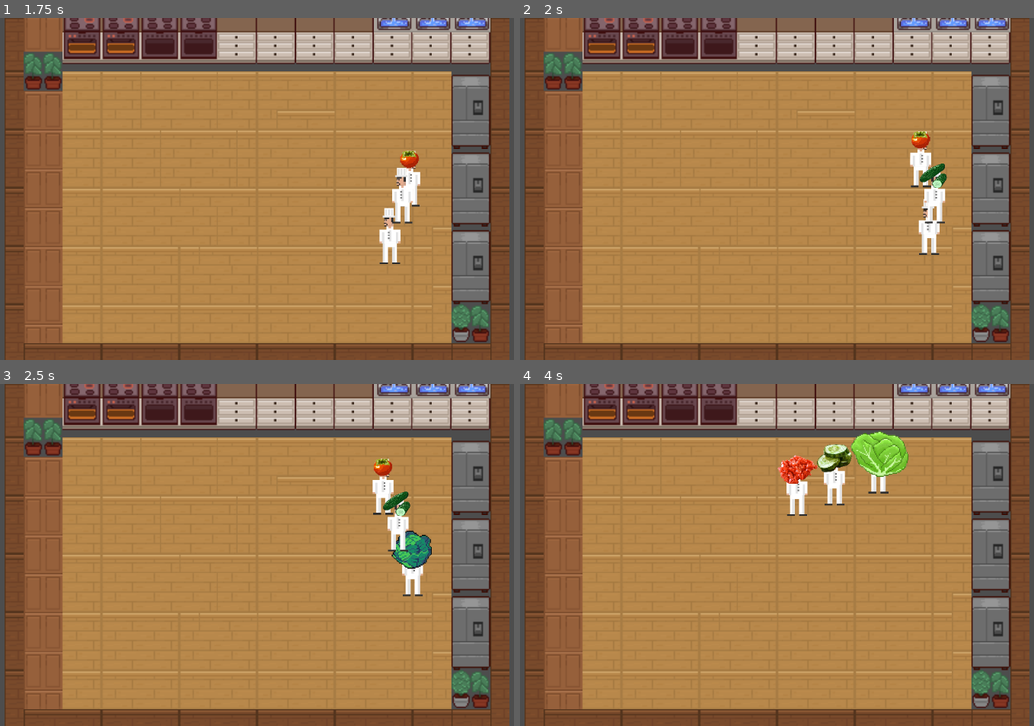
Above: before the commit, frames 1-4 (two rows, left to right).
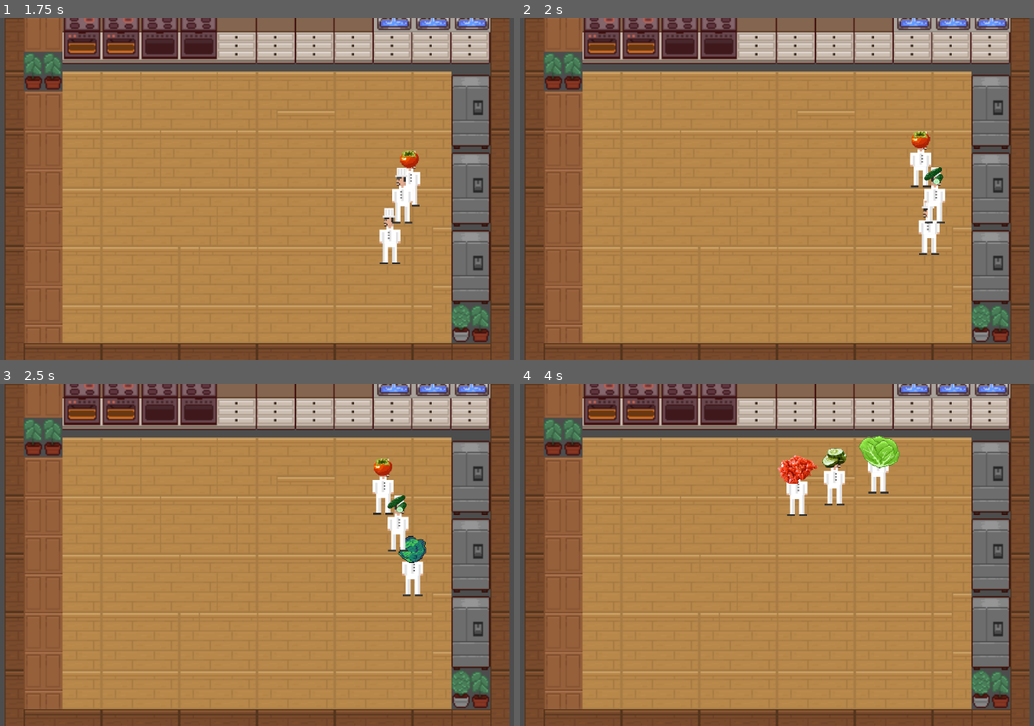
Above: after the commit, the same moments.

Repository: LazImane/OverCooked2D
Game: Godot game, scene res://scenes/game.tscn
The game is run twice, just before and just after one commit, with the same random seed, the same clock (stepped at 60 frames per second) and the same inputs.
Inputs:
- Up to frame 1 (1.75 s): no input
- Up to frame 2 (2 s): no input
- Up to frame 3 (2.5 s): no input
- Up to frame 4 (4 s): no input

Frame 1 is identical in both runs. In frame 2, 0.2% of the frame differs, in the area x 77-84%, y 42-50%; in frame 3, 0.7%; in frame 4, 1.2%, in the area x 57-76%, y 13-28%.

Commit message:
merged version

Diff:
--- a/scripts/Station.gd
+++ b/scripts/Station.gd
@@ -3,29 +3,22 @@
 @export var station_type: String = "Ingredient"
 signal station_processed(ingredient_name: String, new_status: String)
 
-# Used by the bot / GameManager logic
-var current_item: String = ""  # e.g. "", "tomato", "chopped_tomato", "cooked_tomato"
-@export var spawn_item_when_interacted: String = ""  # fallback if GM not available
-
-# Visuals (node instance of Ingredient.tscn)
-var current_ingredient: Node = null  # visual instance (preferred)
-
-# --- internals ---
+var current_item: String = ""
+@export var spawn_item_when_interacted: String = ""
+
+# For serving station: track all ingredients
+var served_ingredients: Array = []  # Array of ingredient Nodes
 var _gm: Node = null
-var _local_spawn_idx := 0  # local round-robin if GM doesn't expose next_base_item()
+var _local_spawn_idx := 0
 
 func _ready() -> void:
 	add_to_group("stations")
 	_gm = get_tree().get_first_node_in_group("game_manager")
 	update_appearance()
 
-# Optional alias so GameManager can call either name
 func process_item(item: Dictionary) -> String:
 	return process(item)
 
-# ------------------------
-# API used by GameManager (non-visual processing)
-# ------------------------
 func process(ingredient: Dictionary) -> String:
 	var ingredient_name: String = ingredient.get("name", "unknown")
 	var prev: String = ingredient.get("status", "raw")
@@ -60,125 +53,69 @@
 	emit_signal("station_processed", ingredient_name, new_status)
 	return new_status
 
-# ------------------------
-# API used by Bot / player input
-# ------------------------
 func interact() -> void:
-	# For ingredient station: spawn (node) if empty
 	if station_type == "Ingredient":
-		if current_ingredient == null and current_item == "":
-			var gm = _ensure_gm()
-			if gm and gm.has_method("spawn_ingredient"):
-				var inst = gm.spawn_ingredient(current_item, get_parent())  # Use current_item type
-				if inst:
-					_place_visual_on_station(inst)
-					# sync string type if available
-					if inst.has_method("get_type"):
-						current_item = inst.get_type()
-					elif "type" in inst:
-						current_item = inst.type
-					else:
-						current_item = String(inst.name)
-					print("[STATION] Spawned ingredient:", current_item, "at", name)
-					update_appearance()
-		return
-
-	# For transform stations: apply stage to what's on the station
-	if station_type in ["Chopping", "Cooking", "Serving"]:
-		# If there is a visual node on the station, prefer to transform it
-		if current_ingredient != null and is_instance_valid(current_ingredient):
-			if current_ingredient.has_method("apply_stage"):
-				current_ingredient.apply_stage(station_type)
-				# sync string type to remain compatible
-				if current_ingredient.has_method("get_type"):
-					current_item = current_ingredient.get_type()
-				elif "type" in current_ingredient:
-					current_item = current_ingredient.type
-				else:
-					current_item = String(current_ingredient.name)
-
+		# Ingredient stations don't use interact for spawning anymore
+		# Bots handle spawning directly
+		return
+
+	if station_type in ["Chopping", "Cooking"]:
+		# Transform the item on the station
+		if has_ingredient():
+			var ing = get_current_ingredient()
+			if ing and ing.has_method("apply_stage"):
+				ing.apply_stage(station_type)
+				if ing.has_method("get_type"):
+					current_item = ing.get_type()
+				elif "type" in ing:
+					current_item = ing.type
 				print("[STATION] Processed at", station_type, "->", current_item)
-
-				# If the station is a Serving station, consume the item
-				if station_type == "Serving":
-					var to_free = current_ingredient
-					current_ingredient = null
-					current_item = ""
-					update_appearance()
-					await get_tree().create_timer(0.5).timeout
-					if is_instance_valid(to_free):
-						to_free.queue_free()
 				update_appearance()
-			else:
-				# no apply_stage supported, fall back to string-only behavior
-				_transform_string_item()
-		else:
-			# no node present: maybe this station uses legacy string field
-			_transform_string_item()
-		return
-
-	# default fallback
-	print("[STATION] interact(): unknown station_type:", station_type)
-	update_appearance()
-
-# ------------------------
-# Transform helper for legacy string-only mode
-# ------------------------
-func _transform_string_item() -> void:
-	if current_item == "":
-		return
-	match station_type:
-		"Chopping":
-			if not current_item.begins_with("chopped_") and not current_item.begins_with("cooked_"):
-				current_item = "chopped_%s" % current_item
-				print("[STATION] Chopped ->", current_item, "on", name)
-		"Cooking":
-			if current_item.begins_with("chopped_"):
-				var base := current_item.substr("chopped_".length())
-				current_item = "cooked_%s" % base
-				print("[STATION] Cooked ->", current_item, "on", name)
-			elif not current_item.begins_with("cooked_"):
-				current_item = "cooked_%s" % current_item
-				print("[STATION] Cooked ->", current_item, "on", name)
-		"Serving":
-			if _can_serve_current_item():
-				print("[STATION] Served:", current_item, "from", name)
-				current_item = ""
-		_:
-			pass
-	update_appearance()
-
-# ------------------------
-# Visual-aware take/place - FIXED VERSION
-# ------------------------
+		return
+
+	if station_type == "Serving":
+		# Serving station: DON'T process individual items
+		# Just acknowledge placement
+		print("[STATION] Item placed on serving station (waiting for recipe completion)")
+		return
+
 func take_item() -> Node:
 	"""Remove and return the ingredient node"""
-	if current_ingredient != null and is_instance_valid(current_ingredient):
-		var item = current_ingredient
-		current_ingredient = null
+	# For serving station, don't allow taking items back
+	if station_type == "Serving":
+		print("[STATION] Cannot take items from serving station")
+		return null
+
+	var ing = get_current_ingredient()
+	if ing and is_instance_valid(ing):
+		# Remove from our tracking
+		_remove_ingredient(ing)
 		current_item = ""
 
-		# Remove from station's children
-		if item.get_parent() == self:
-			remove_child(item)
-
-		print("[STATION] take_item() ->", item.name, "from", name)
+		print("[STATION] take_item() ->", ing.name, "from", name)
 		update_appearance()
-		return item
+		return ing
 
 	print("[STATION] take_item() -> null (nothing to take) from", name)
 	return null
 
 func place_item(it) -> bool:
-	# it can be Node or String
-	if current_ingredient == null and current_item == "":
-		if it == null:
-			return false
-
-		# Node: reparent and set
+	"""Place an ingredient on this station"""
+	if it == null:
+		return false
+
+	# Serving station: accumulate ingredients
+	if station_type == "Serving":
 		if typeof(it) == TYPE_OBJECT and it is Node:
-			_place_visual_on_station(it)
-			# sync string if possible
+			_add_ingredient_to_serving(it)
+			print("[STATION] 🍽️ Added to serving station:", it.name, "(total: %d)" % served_ingredients.size())
+			return true
+		return false
+
+	# Other stations: only hold one item
+	if not has_ingredient():
+		if typeof(it) == TYPE_OBJECT and it is Node:
+			_add_ingredient(it)
 			if it.has_method("get_type"):
 				current_item = it.get_type()
 			elif "type" in it:
@@ -188,65 +125,169 @@
 			update_appearance()
 			print("[STATION] place_item(node:", current_item, ") on", name)
 			return true
-
-		# String: spawn a visual via GM if possible
 		else:
+			# String placement (legacy)
 			var gm = _ensure_gm()
 			if gm and gm.has_method("spawn_ingredient"):
 				var node = gm.spawn_ingredient(String(it), get_parent())
 				if node:
-					_place_visual_on_station(node)
+					_add_ingredient(node)
 					current_item = String(it)
 					update_appearance()
 					print("[STATION] place_item(string->node:", current_item, ") on", name)
 					return true
-			# fallback to legacy string-only placement
 			current_item = String(it)
 			update_appearance()
-			print("[STATION] place_item(string:", current_item, ") on", name)
 			return true
 
 	print("[STATION] place_item() FAILED - station occupied at", name)
 	return false
 
-# ------------------------
-# Appearance and helpers
-# ------------------------
+func has_ingredient() -> bool:
+	"""Check if station has any ingredients"""
+	if station_type == "Serving":
+		return served_ingredients.size() > 0
+	return get_current_ingredient() != null
+
+func get_current_ingredient() -> Node:
+	"""Get the first/main ingredient on this station"""
+	if station_type == "Serving":
+		return served_ingredients[0] if served_ingredients.size() > 0 else null
+
+	# For other stations, check children for ingredient nodes
+	for child in get_children():
+		if child.has_method("get_type") or "type" in child:
+			return child
+	return null
+
+func _add_ingredient(ing: Node) -> void:
+	"""Add an ingredient node to this station (non-serving)"""
+	if ing.get_parent():
+		ing.get_parent().remove_child(ing)
+	add_child(ing)
+	ing.position = Vector2.ZERO
+	if ing.has_method("drop_at"):
+		ing.drop_at(self)
+
+func _add_ingredient_to_serving(ing: Node) -> void:
+	"""Add an ingredient to the serving station (accumulates)"""
+	if ing.get_parent():
+		ing.get_parent().remove_child(ing)
+	add_child(ing)
+
+	# Arrange ingredients in a row or grid
+	var idx = served_ingredients.size()
+	var offset_x = (idx % 3) * 20 - 20  # 3 items per row, centered
+	var offset_y = int(idx / 3) * 20 - 10
+	ing.position = Vector2(offset_x, offset_y)
+
+	served_ingredients.append(ing)
+
+	if ing.has_method("drop_at"):
+		ing.drop_at(self)
+
+	_check_recipe_completion()
+
+func _remove_ingredient(ing: Node) -> void:
+	"""Remove an ingredient from tracking"""
+	if station_type == "Serving":
+		served_ingredients.erase(ing)
+
+	if ing.get_parent() == self:
+		remove_child(ing)
+
+func _check_recipe_completion() -> void:
+	"""Check if the recipe is complete and show final dish icon"""
+	if station_type != "Serving":
+		return
+
+	var gm = _ensure_gm()
+	if not gm:
+		return
+
+	# Get recipe requirements
+	var recipe_id = gm.current_recipe_id if "current_recipe_id" in gm else "demo_salad"
+	var required_ingredients = []
+
+	if gm.has_method("get_recipe_ingredients"):
+		required_ingredients = gm.get_recipe_ingredients(recipe_id)
+
+	# Check if we have all required ingredients
+	if served_ingredients.size() >= required_ingredients.size() and required_ingredients.size() > 0:
+		print("[STATION] 🎉 Recipe complete! Showing final dish...")
+		_show_final_dish(recipe_id)
+
+func _show_final_dish(recipe_id: String) -> void:
+	"""Hide individual ingredients and show the complete dish icon"""
+	# Hide all individual ingredient sprites
+	for ing in served_ingredients:
+		if is_instance_valid(ing) and ing.has_node("Sprite2D"):
+			ing.get_node("Sprite2D").visible = false
+
+	# Determine which dish to show
+	var dish_type = "salad"  # Default
+	if recipe_id == "tomato_soup":
+		dish_type = "tomato_soup"
+
+	# Create a new ingredient node to show the final dish
+	var gm = _ensure_gm()
+	if gm and gm.has_method("spawn_ingredient"):
+		var final_dish = gm.spawn_ingredient(dish_type, self)
+		if final_dish:
+			final_dish.position = Vector2.ZERO  # Center it on the station
+			final_dish.scale = Vector2(0.15, 0.15)  # Slightly larger for the final dish
+			print("[STATION] ✅ Final dish displayed: %s" % dish_type)
+
+			# Optional: Start serving animation after a short delay
+			await get_tree().create_timer(1.5).timeout
+			_serve_complete_dish(final_dish)
+
+func _serve_complete_dish(final_dish: Node = null) -> void:
+	"""Animate the final dish disappearing (served to customer)"""
+	var tween = create_tween()
+	tween.set_parallel(true)
+
+	# Animate the final dish if it exists
+	if final_dish and is_instance_valid(final_dish):
+		tween.tween_property(final_dish, "modulate:a", 0.0, 0.8)
+		tween.tween_property(final_dish, "position", final_dish.position + Vector2(0, -50), 0.8)
+		tween.tween_property(final_dish, "scale", Vector2(0.2, 0.2), 0.8)
+
+	# Also animate out the hidden ingredients
+	for ing in served_ingredients:
+		if is_instance_valid(ing):
+			tween.tween_property(ing, "modulate:a", 0.0, 0.8)
+
+	# Wait for animation to complete
+	await tween.finished
+
+	# Clean up all ingredients
+	if final_dish and is_instance_valid(final_dish):
+		final_dish.queue_free()
+
+	for ing in served_ingredients:
+		if is_instance_valid(ing):
+			ing.queue_free()
+
+	served_ingredients.clear()
+	current_item = ""
+	update_appearance()
+
+	print("[STATION] ✅ Dish served to customer!")
+
 func update_appearance() -> void:
-	# Align the visual ingredient on the station and optionally change station's tint
-	if current_ingredient != null and is_instance_valid(current_ingredient):
-		# ensure the ingredient sits centered on the station
-		if current_ingredient.get_parent() != self:
-			if current_ingredient.get_parent():
-				current_ingredient.get_parent().remove_child(current_ingredient)
-			add_child(current_ingredient)
-		current_ingredient.position = Vector2.ZERO
-		# tint station sprite to show occupied (optional)
-		if has_node("Sprite2D"):
+	# Visual feedback for station occupancy
+	if has_node("Sprite2D"):
+		if has_ingredient():
 			$Sprite2D.modulate = Color(1, 0.95, 0.85)
-	else:
-		# no visual item: reset tint
-		if has_node("Sprite2D"):
-			$Sprite2D.modulate = Color(1,1,1)
-
-func _place_visual_on_station(node: Node) -> void:
-	# helper to reparent and center a visual node on this station
-	if node.get_parent():
-		node.get_parent().remove_child(node)
-	add_child(node)
-	node.position = Vector2.ZERO
-	if node.has_method("drop_at"):
-		node.drop_at(self)
-	current_ingredient = node
+		else:
+			$Sprite2D.modulate = Color(1, 1, 1)
 
 func _ensure_gm() -> Node:
 	if _gm == null:
 		_gm = get_tree().get_first_node_in_group("game_manager")
 	return _gm
 
-# ------------------------
-# existing helpers unchanged
-# ------------------------
 func get_current_item() -> String:
 	return current_item
 
@@ -285,41 +326,3 @@
 
 	push_warning("[STATION] No ingredients available to spawn — returning placeholder 'unknown_item'")
 	return "unknown_item"
-
-func _required_stage_for_serving() -> String:
-	if _gm == null:
-		_gm = get_tree().get_first_node_in_group("game_manager")
-	if _gm == null:
-		return "Unknown"
-
-	var recipes_val = _gm.get("recipes")
-	if typeof(recipes_val) != TYPE_DICTIONARY:
-		return "Unknown"
-
-	var rid_val = _gm.get("current_recipe_id")
-	var rid: String = String(rid_val) if typeof(rid_val) == TYPE_STRING else "demo_salad"
-
-	var rec: Dictionary = (recipes_val.get(rid, Dictionary())) as Dictionary
-	if typeof(rec) != TYPE_DICTIONARY:
-		return "Unknown"
-
-	var flow: Array = (rec.get("flow", Array())) as Array
-	var i: int = flow.rfind("Serving")
-	if i > 0:
-		return String(flow[i - 1])
-	return "Ingredient"
-
-func _can_serve_current_item() -> bool:
-	if current_item == "":
-		return false
-	var req := _required_stage_for_serving()
-	match req:
-		"Chopping":
-			return current_item.begins_with("chopped_") or current_item.find("_chopped") != -1
-		"Cooking":
-			return current_item.begins_with("cooked_") or current_item.find("_cooked") != -1
-		"Ingredient":
-			return not current_item.begins_with("chopped_") and not current_item.begins_with("cooked_")
-		"Unknown":
-			return current_item.begins_with("cooked_") or current_item.begins_with("chopped_")
-	return false
--- a/scripts/bot.gd
+++ b/scripts/bot.gd
@@ -21,7 +21,7 @@
 
 # Current task
 var current_ingredient: String = ""
-var current_recipe_id: String = ""
+var current_recipe_id: String = ""   # recipe for THIS task
 var flow_steps: Array = []
 var current_step: int = 0
 var carried_item: Node = null
@@ -44,7 +44,7 @@
 	_find_stations()
 	_request_next_task()
 
-	print("[BOT %d] Ready | Recipe: %s" % [bot_id, recipe_name])
+	print("[BOT %d] Ready | Default recipe: %s" % [bot_id, recipe_name])
 
 func _physics_process(delta: float) -> void:
 	match current_action:
@@ -86,7 +86,7 @@
 		current_recipe_id = str(result.get("recipe_id", ""))
 		current_ingredient = str(result.get("ingredient_id", ""))
 	else:
-		# Fallback / backward-compatible: treat result as the ingredient id
+		# Fallback: treat result as the ingredient id, use exported recipe_name
 		current_recipe_id = recipe_name
 		current_ingredient = str(result) if result != null else ""
 
@@ -113,6 +113,7 @@
 
 func _go_to_next_step() -> void:
 	if current_step >= flow_steps.size():
+		# Task finished for this ingredient
 		if _gm and _gm.has_method("notify_served"):
 			_gm.notify_served(current_ingredient)
 		_request_next_task()
@@ -146,6 +147,7 @@
 				current_action = Action.TAKE_INGREDIENT
 
 		"Serving":
+			# If we have something, we place it; Serving station visuals handle the rest
 			if carried_item != null:
 				current_action = Action.PLACE_ITEM
 			else:
@@ -158,22 +160,20 @@
 
 	var station_type: String = flow_steps[current_step]
 
-	# FIXED: Handle Ingredient station spawning
+	# Ingredient station: spawn from GameManager and immediately take it
 	if station_type == "Ingredient":
 		print("[BOT %d] 🏭 Spawning %s at Ingredient station" % [bot_id, current_ingredient])
 
-		# Tell GameManager to spawn the specific ingredient type
 		if _gm and _gm.has_method("spawn_ingredient"):
 			var item_node = _gm.spawn_ingredient(current_ingredient, target_station.get_parent())
 
 			if item_node:
-				# Place it on the station first
 				if target_station.has_method("place_item"):
 					if target_station.place_item(item_node):
 						print("[BOT %d] 📦 Ingredient spawned and placed on station" % bot_id)
 
-						# Now take it immediately
-						await get_tree().create_timer(0.1).timeout  # Small delay for visual
+						# Now take it immediately (small delay for visuals)
+						await get_tree().create_timer(0.1).timeout
 						var taken_item = _take_item_node_from(target_station)
 						if taken_item:
 							carried_item = taken_item
@@ -201,7 +201,7 @@
 			current_action = Action.IDLE
 		return
 
-	# Take from processing stations (Chopping, Cooking)
+	# Chopping / Cooking: take processed item
 	var item_node = _take_item_node_from(target_station)
 	if item_node:
 		carried_item = item_node
@@ -213,6 +213,7 @@
 		push_error("[BOT %d] Failed to take from %s" % [bot_id, station_type])
 		current_action = Action.IDLE
 
+
 func _place_on_station() -> void:
 	if not carried_item or not target_station:
 		_go_to_next_step()
@@ -228,6 +229,7 @@
 		push_error("[BOT %d] Failed to place item" % bot_id)
 		current_action = Action.IDLE
 
+
 func _process_at_station() -> void:
 	if not target_station:
 		_go_to_next_step()
@@ -235,21 +237,22 @@
 
 	var station_type: String = flow_steps[current_step]
 
-	# Trigger processing
+	# Serving station: item already placed in _place_on_station()
+	# Station visuals (Station.gd) handle accumulating ingredients and final dish.
+	if station_type == "Serving":
+		if _gm and _gm.has_method("notify_served"):
+			_gm.notify_served(current_ingredient)
+
+		print("[BOT %d] ✅ Placed on serving station: %s" % [bot_id, current_ingredient])
+		carried_item = null
+		carried_item_type = ""
+		current_step += 1
+		_go_to_next_step()
+		return
+
+	# Other stations (Chopping, Cooking): process then take
 	_call_interact(target_station)
 
-	# Serving station finishes the ingredient
-	if station_type == "Serving":
-		if carried_item:
-			carried_item.queue_free()
-			carried_item = null
-			carried_item_type = ""
-		print("[BOT %d] ✅ Served: %s" % [bot_id, current_ingredient])
-		current_step += 1
-		_go_to_next_step()
-		return
-
-	# Other stations: take the processed result
 	var item_node = _take_item_node_from(target_station)
 	if item_node:
 		carried_item = item_node
--- a/scripts/ingredient.gd
+++ b/scripts/ingredient.gd
@@ -3,6 +3,7 @@
 @export var type: String = ""
 var status: String = "raw"
 var _gm: Node = null
+var _scale_override: Vector2 = Vector2.ZERO
 
 @onready var sprite: Sprite2D = $Sprite2D
 
@@ -12,8 +13,10 @@
 	"chopped_lettuce": preload("res://assets/ingredients/chopped_lettuce.png"),
 	"chopped_cucumber": preload("res://assets/ingredients/chopped_cucumber.png"),
 	"chopped_olives": preload("res://assets/ingredients/chopped_olives.png"),
+	"chopped_olive": preload("res://assets/ingredients/chopped_olives.png"),  # Alias for single olive
 	"cooked_tomato": preload("res://assets/ingredients/pot.png"),
-	"cooked_olives": preload("res://assets/ingredients/chopped_olives.png"),
+	"cooked_olives": preload("res://assets/ingredients/chopped_olives.png"),  # You can change this if you have a different cooked olive icon
+	"cooked_olive": preload("res://assets/ingredients/chopped_olives.png"),  # Alias
 	"tomato_soup": preload("res://assets/ingredients/tomato_soup.png"),
 	"lettuce": preload("res://assets/ingredients/lettuce.png"),
 	"cucumber": preload("res://assets/ingredients/cucumber.png"),
@@ -22,11 +25,27 @@
 	"salad": preload("res://assets/ingredients/salad.png")
 }
 
+# Scale adjustments per texture (relative to base scale)
+const TEXTURE_SCALES := {
+	"tomato": 1.0,              # Tomatoes are already good size
+	"chopped_tomato": 1.0,
+	"cooked_tomato": 1.0,
+	"tomato_soup": 1.0,
+	"lettuce": 0.7,             # Lettuce is too big
+	"chopped_lettuce": 0.7,
+	"cucumber": 0.7,            # Cucumber is too big
+	"chopped_cucumber": 0.7,
+	"olives": 0.8,              # Olives slightly too big
+	"olive": 0.8,
+	"chopped_olives": 0.8,
+	"chopped_olive": 0.8,
+	"cooked_olives": 0.8,
+	"cooked_olive": 0.8,
+	"salad": 1.0                # Final salad
+}
+
 func _ready() -> void:
 	_gm = get_tree().get_first_node_in_group("game_manager")
-
-	# CRITICAL: Set scale BEFORE updating visual
-	scale = Vector2(0.1, 0.1)
 
 	# Initialize visual
 	update_visual()
@@ -50,6 +69,11 @@
 
 func get_type() -> String:
 	return type
+
+func set_scale_override(new_scale: Vector2) -> void:
+	"""Allow external code to override the scale"""
+	_scale_override = new_scale
+	update_visual()
 
 func update_visual() -> void:
 	if not sprite:
@@ -76,6 +100,27 @@
 			sprite.visible = true
 			push_warning("[INGREDIENT] No texture for '%s' or '%s' - sprite visible but no texture" % [type, base])
 
+	# Apply appropriate scale
+	_apply_scale()
+
+func _apply_scale() -> void:
+	"""Apply scale based on texture type"""
+	# Start with base scale
+	var base_scale = Vector2(0.1, 0.1)
+
+	# Get texture-specific scale multiplier
+	var scale_mult = TEXTURE_SCALES.get(type, 1.0)
+
+	# Apply the multiplier
+	var final_scale = base_scale * scale_mult
+
+	# Use override if set
+	if _scale_override != Vector2.ZERO:
+		final_scale = _scale_override
+
+	scale = final_scale
+	print("[INGREDIENT] Scale set: %v (type: %s, mult: %.2f)" % [final_scale, type, scale_mult])
+
 func _base_name(t: String) -> String:
 	if t.begins_with("chopped_"):
 		return t.substr(8)
@@ -96,7 +141,11 @@
 		"Cooking":
 			if status in ["raw", "chopped"]:
 				status = "cooked"
-				type = "cooked_%s" % base
+				# For olives, keep them as chopped_olives visually (or use a different cooked texture if you have one)
+				if base == "olive" or base == "olives":
+					type = "cooked_olives"
+				else:
+					type = "cooked_%s" % base
 				print("[INGREDIENT] Cooked: %s" % type)
 
 		"Serving":
@@ -122,8 +171,8 @@
 	by_node.add_child(self)
 	position = offset
 
-	# Keep scale consistent
-	scale = Vector2(0.1, 0.1)
+	# Re-apply scale after reparenting
+	_apply_scale()
 
 	if has_node("CollisionShape2D"):
 		$CollisionShape2D.disabled = true
@@ -138,8 +187,8 @@
 	station.add_child(self)
 	position = Vector2.ZERO
 
-	# Keep scale consistent
-	scale = Vector2(0.1, 0.1)
+	# Re-apply scale after reparenting
+	_apply_scale()
 
 	if has_node("CollisionShape2D"):
 		$CollisionShape2D.disabled = false
